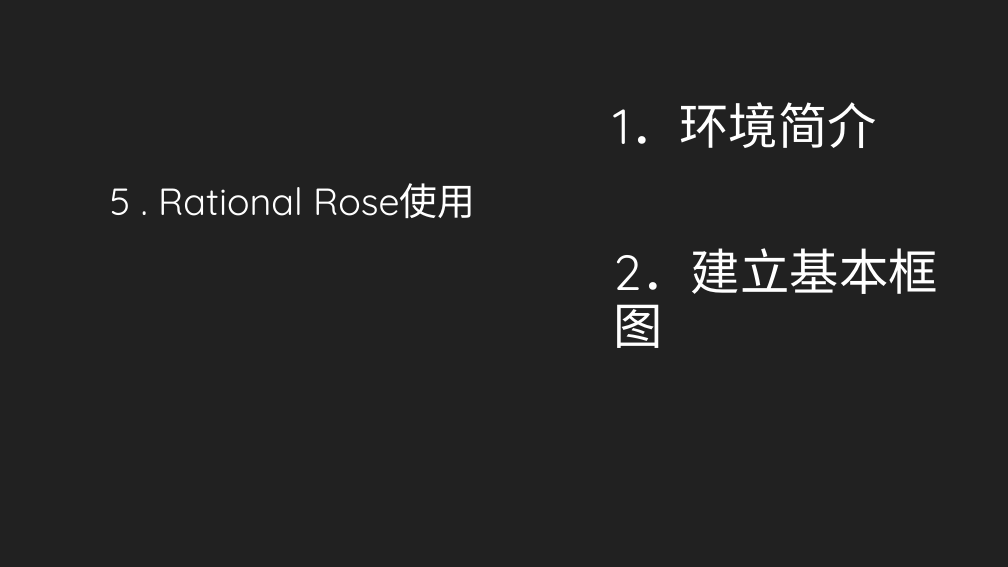
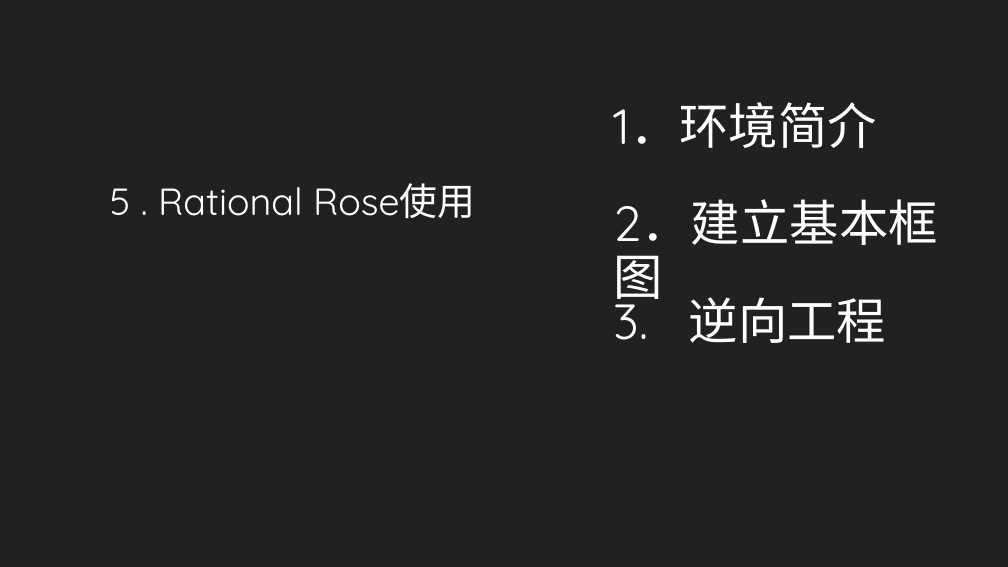
Before and after one commit to twn422/PRD2017, a slide deck: slide 7 of PRD-2017-G24/STW/非受控文件/翻转课堂作业/UML工具：Rational Rose/UML工具：Rational Rose.pptx. Drawn at 1008x567 pixels with LibreOffice and Linux fonts; fonts in the diff are those of the drawing; background and template pictures are left out. Boxes give left, top, right and bottom in pixels: in the first picture for what was removed or moved away, otherwise in the second. Text is boxed around its words. In the diff, an @@ line names an element or a change of style, - is before the commit and + after.

```diff
--- a/PRD-2017-G24/STW/非受控文件/翻转课堂作业/UML工具：Rational Rose/UML工具：Rational Rose.pptx
+++ b/PRD-2017-G24/STW/非受控文件/翻转课堂作业/UML工具：Rational Rose/UML工具：Rational Rose.pptx
@@ text "2．建立基本框图" rewrapped from [614, 248, 938, 348] to [614, 199, 938, 307] @@
@@ text added at [614, 288, 886, 343], 47 pt, text #FFFFFF @@
+3. 逆向工程
```
Also in this commit, not shown: 9 other slides changed, 4 slides added, 1 other file.
